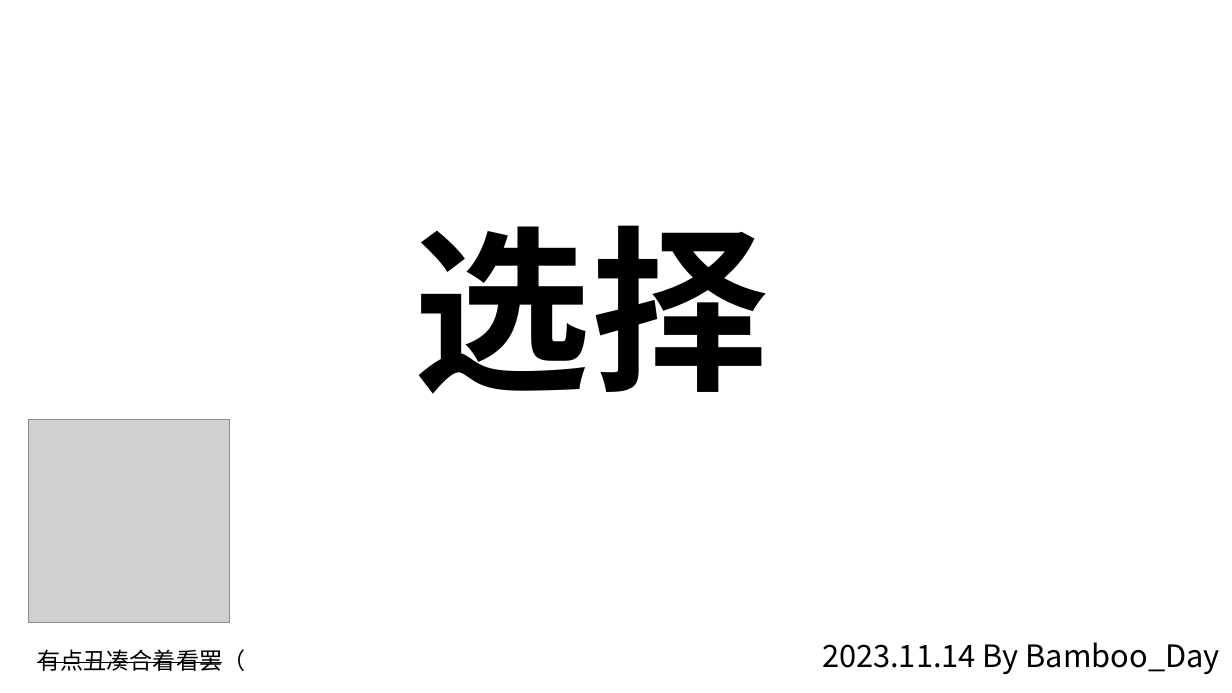
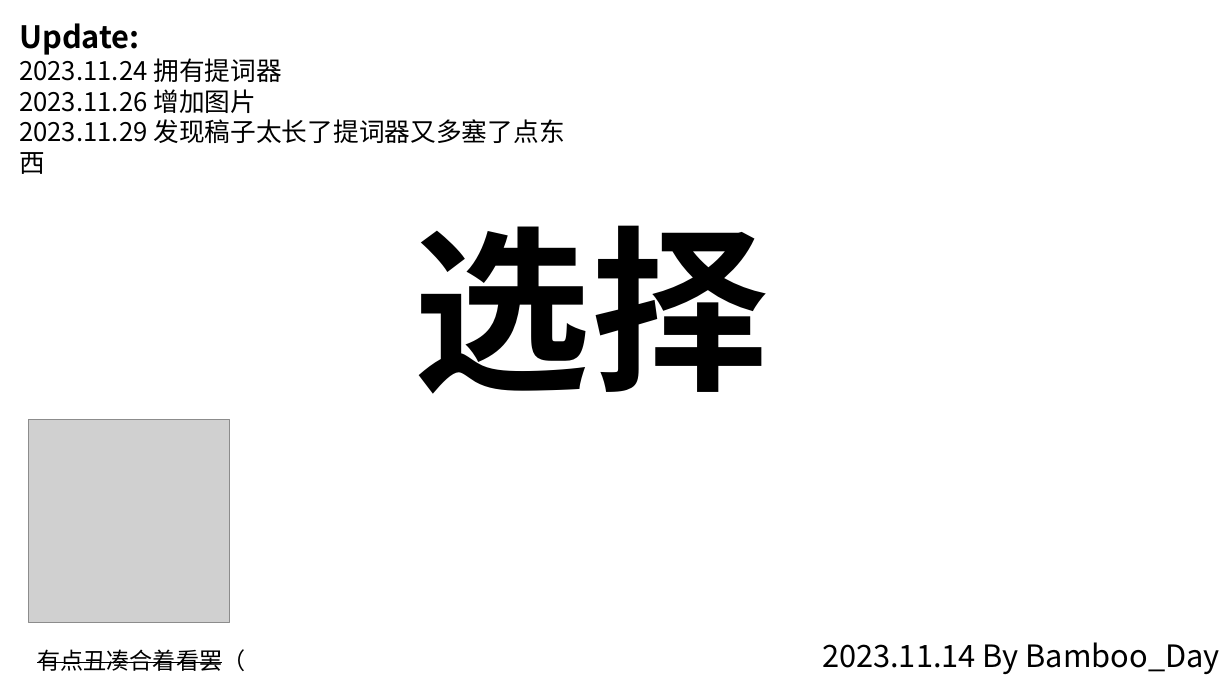
Before and after one commit to BambooDay/OI, a slide deck: slide 1 of 激情演讲.pptx. Drawn at 1232x693 pixels with LibreOffice and Linux fonts; fonts in the diff are those of the drawing; grey boxes stand for pictures. Boxes give left, top, right and bottom in pixels: in the first picture for what was removed or moved away, otherwise in the second. Text is boxed around its words. In the diff, an @@ line names an element or a change of style, - is before the commit and + after.

```diff
--- a/激情演讲.pptx
+++ b/激情演讲.pptx
@@ text added at (19,23,564,174), 20 pt, text #000000 @@
+Update:
+2023.11.24 拥有提词器
+2023.11.26 增加图片
+2023.11.29 发现稿子太长了提词器又多塞了点东西
```
Also in this commit, not shown: 1 other slide changed, 1 other file.
